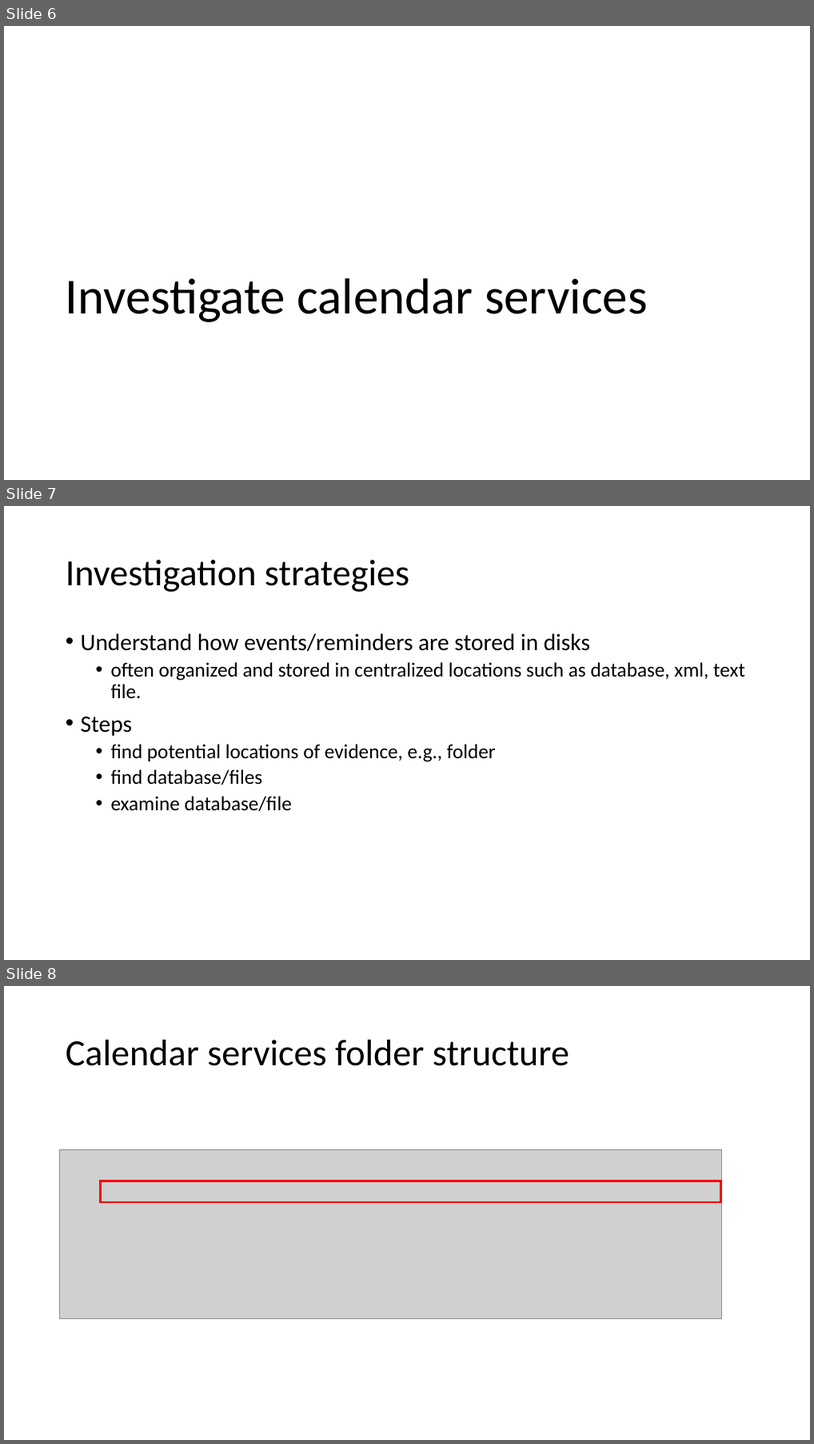
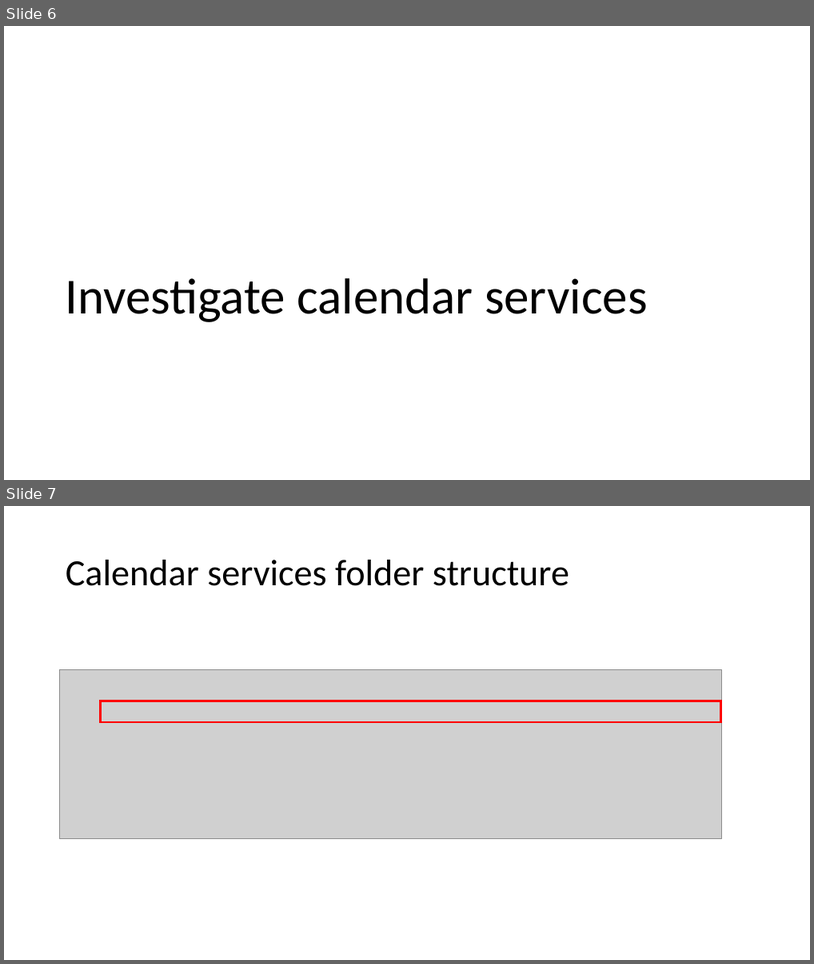
Before and after one commit to frankwxu/digital-forensics-lab, a slide deck: Android10/5_1_3_AOSP_App_Investigations_Calendar.pptx. Shown one above the other, each under a label of ours: slides 6, 7 and 8 before the commit, slides 6 and 7 after it. The pictures are 814x1444 and 814x964 pixels, drawn with LibreOffice and Linux fonts; fonts in the diff are those of the drawing; grey boxes stand for pictures; background and template pictures are left out. Boxes give left, top, right and bottom in pixels: in the first picture for what was removed or moved away, otherwise in the second. Text is boxed around its words. In the diff, an @@ line names an element or a change of style, - is before the commit and + after.

Commit message:
update Android 10 Calendar investigation

```diff
--- a/Android10/5_1_3_AOSP_App_Investigations_Calendar.pptx
+++ b/Android10/5_1_3_AOSP_App_Investigations_Calendar.pptx
@@ slide 7 removed at (x1=4, y1=506, x2=810, y2=960), background #FFFFFF @@
@@ text removed at (x1=66, y1=560, x2=410, y2=592) @@
-Investigation strategies
@@ text removed at (x1=81, y1=633, x2=746, y2=811) @@
-• Understand how events/reminders are stored in disks
-  • often organized and stored in centralized locations such as database, xml, text file.
-• Steps
-  • find potential locations of evidence, e.g., folder
-  • find database/files
-  • examine database/file
@@ what was slide 8 is now slide 7 @@
```
Also in this commit, not shown: 1 slide changed, 3 slides added, 1 other slide removed.
